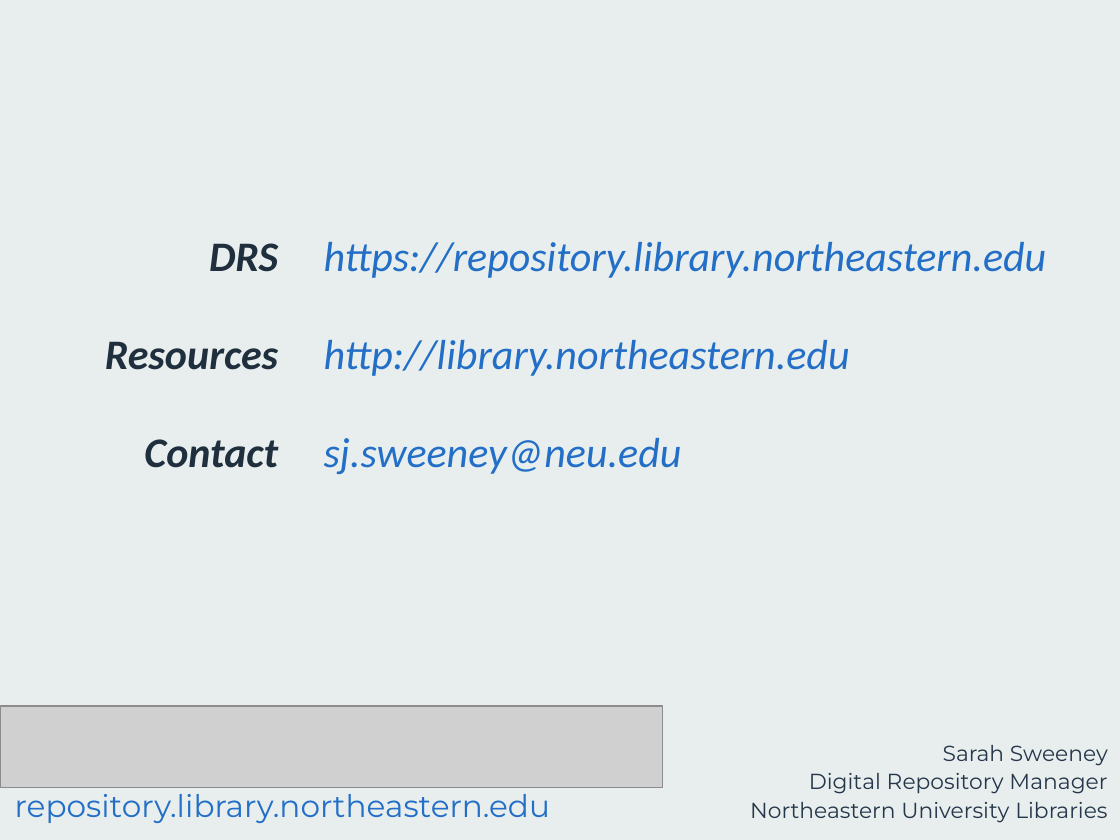
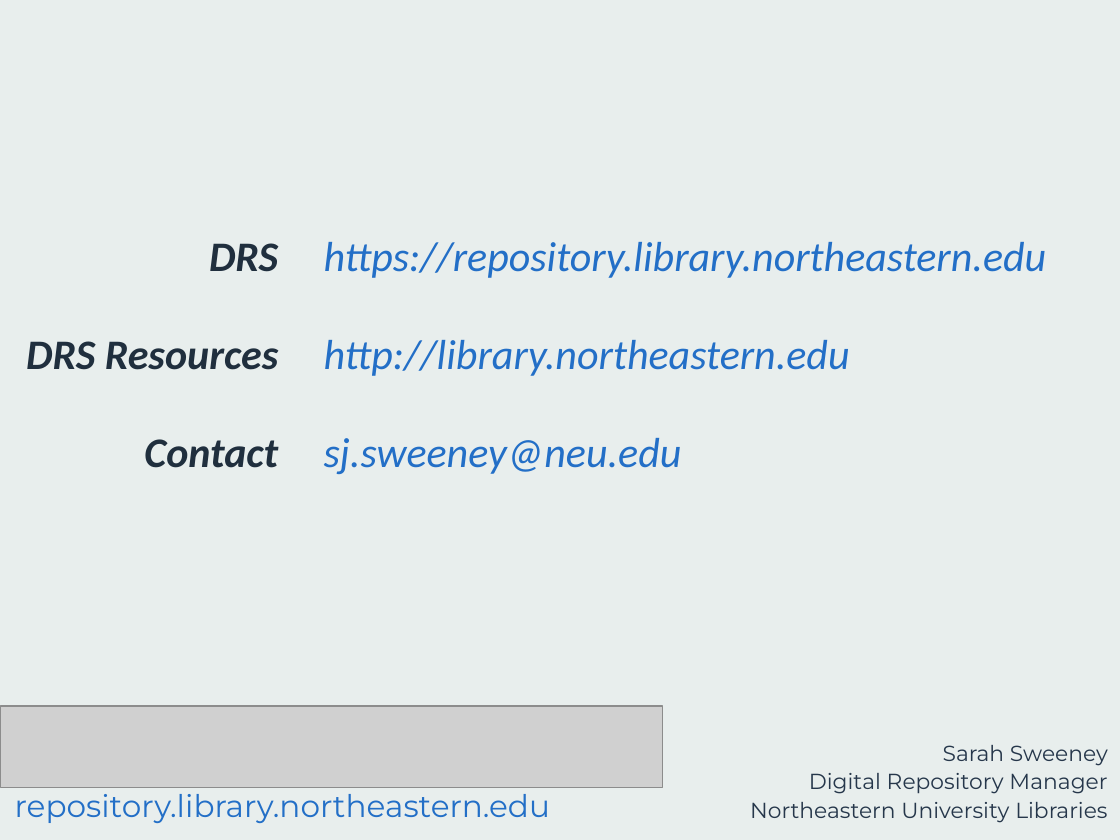
Before and after one commit to sarahjeansweeney/various_files, a slide deck: slide 8 of Presentations/Open Repositories 2016/Digital Stewardship/DigitalStewardship.pptx (slide 6 before the commit). Drawn at 1120x840 pixels with LibreOffice and Linux fonts; fonts in the diff are those of the drawing; grey boxes stand for pictures. Boxes give left, top, right and bottom in pixels: in the first picture for what was removed or moved away, otherwise in the second. Text is boxed around its words. In the diff, an @@ line names an element or a change of style, - is before the commit and + after.

```diff
--- a/Presentations/Open Repositories 2016/Digital Stewardship/DigitalStewardship.pptx
+++ b/Presentations/Open Repositories 2016/Digital Stewardship/DigitalStewardship.pptx
@@ text "DRS": place and size @@
-text "DRS" at [105,243,278,468]
+text "DRS" at [26,243,279,468]
@@ text at [26,341,279,370]: text changed @@
-Resources
+DRS Resources
```
Also in this commit, not shown: 1 other slide changed, 6 slides added, 4 slides removed.
